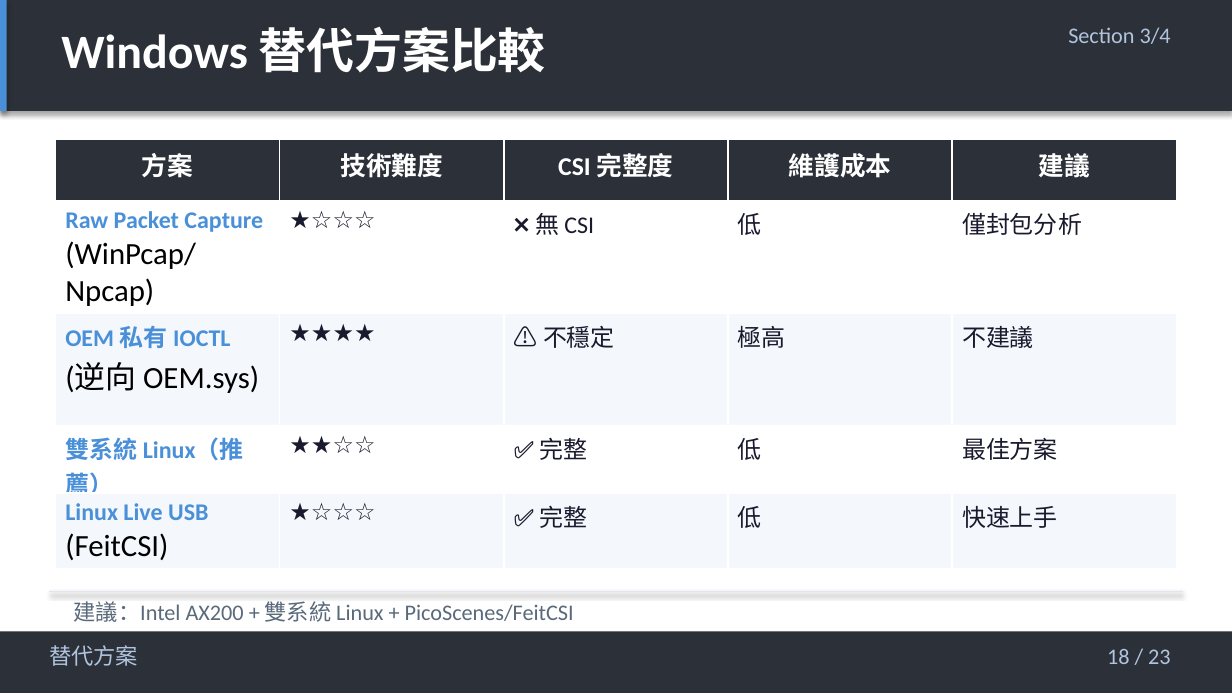
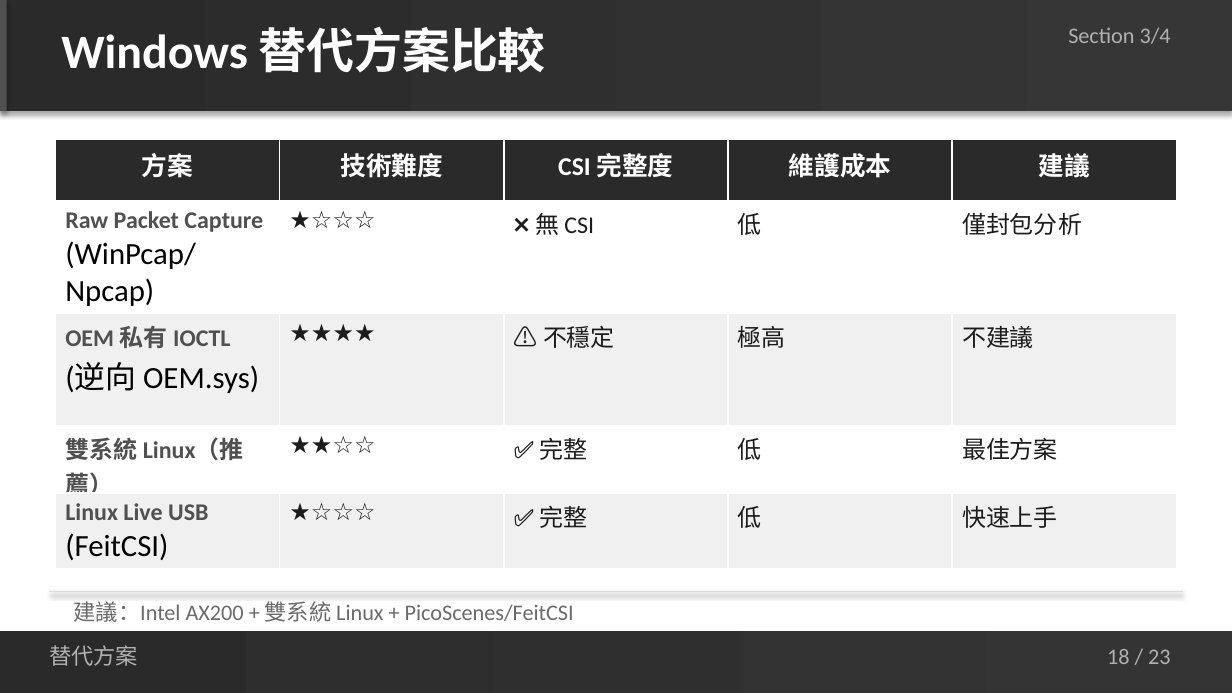
Before and after one commit to jacky92219-cell/network-ppt-project, a slide deck: slide 18 of output/network-card-csi-v5.1.pptx. Drawn at 1232x693 pixels with LibreOffice and Linux fonts; fonts in the diff are those of the drawing. Boxes give left, top, right and bottom in pixels: in the first picture for what was removed or moved away, otherwise in the second. Text is boxed around its words. In the diff, an @@ line names an element or a change of style, - is before the commit and + after.

```diff
--- a/output/network-card-csi-v5.1.pptx
+++ b/output/network-card-csi-v5.1.pptx
@@ rectangle at (0,0,1232,111): fill #2C3038 to gradient #2A2A2A to #363636 @@
@@ rectangle at (0,0,7,111): fill #4A90D9 to #505050 @@
@@ table at (55,139,1177,564) @@
@@ fill #2C3038 to #2A2A2A in row 1 @@
@@ fill #F4F7FB to #F0F0F0 in 10 cells @@
@@ text colour #4A90D9 to #505050 in "Raw Packet Capture", "OEM 私有 IOCTL", "雙系統 Linux（推薦）", "Linux Live USB" @@
@@ text colour #1A1A2E to #1C1C1C in "★☆☆☆", "❌ 無 CSI", "低", "僅封包分析" and 12 more places @@
@@ line (49, 591) - (1183, 591): stroke #E0E5ED 0.5 pt to #DCDCDC 0.5 pt @@
@@ text "建議：Intel AX200 + 雙系統 Linux ..." at (74,601,574,622): text colour #5A6A7A to #6B6B6B @@
@@ rectangle at (0,631,1232,692): fill #2C3038 to gradient #2A2A2A to #343434 @@
@@ text colour #B0C4DE to #B0B0B0 in 3 elements at (1068,27,1171,44), (49,645,138,666), (1107,649,1171,664) @@
```
Also in this commit, not shown: 22 other slides changed, 2 other files.
